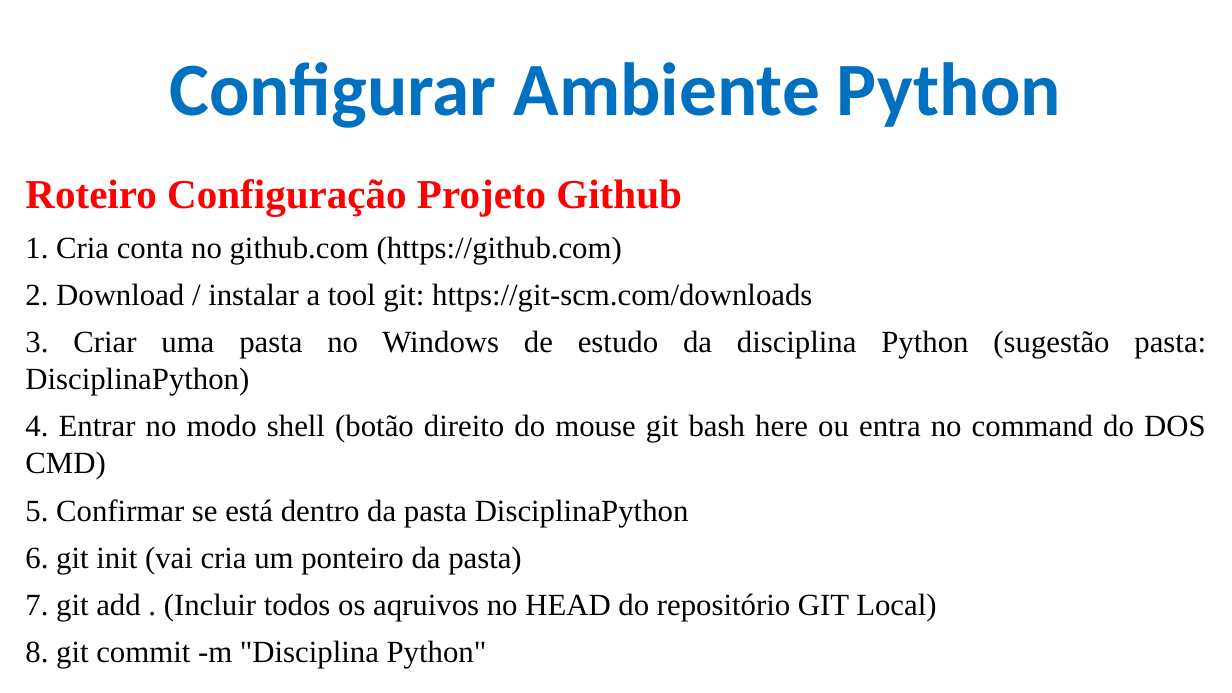
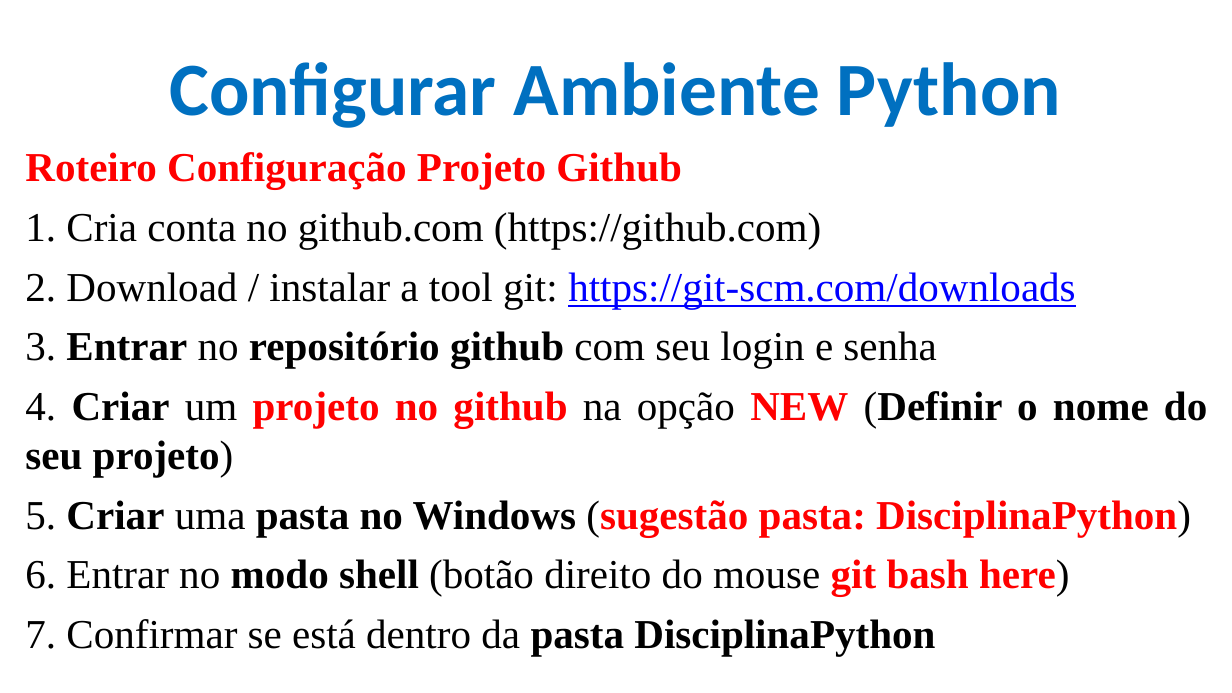
Before and after one commit to CloudEducationBrazil/WydenPythonParadigmas, a slide deck: slide 12 of 01 Classes/Aula 01 02 03 Programação Python.pptx. Drawn at 1232x693 pixels with LibreOffice and Linux fonts; fonts in the diff are those of the drawing; background and template pictures are left out. Boxes give left, top, right and bottom in pixels: in the first picture for what was removed or moved away, otherwise in the second. Text is boxed around its words. In the diff, an @@ line names an element or a change of style, - is before the commit and + after.

```diff
--- a/01 Classes/Aula 01 02 03 Programação Python.pptx
+++ b/01 Classes/Aula 01 02 03 Programação Python.pptx
@@ text "Roteiro Configuração Projeto Github": place and size @@
-text "Roteiro Configuração Projeto Github" at [25,179,1206,668]
+text "Roteiro Configuração Projeto Github" at [25,152,1207,656]
@@ text at [25,212,1075,308]: size 18 to 24 pt in "1. Cria conta no github.com (https://github.com)", "2. Download / instalar a tool git: ..."; text colour #000000 to #0000FF, underline on in "https://git-scm.com/downloads" @@
@@ text at [25,331,1207,656]: text changed; size 18 to 24 pt; bold on @@
-3. Criar uma pasta no Windows de estudo da disciplina Python (sugestão pasta: DisciplinaPython)
-4. Entrar no modo shell (botão direito do mouse git bash here ou entra no command do DOS CMD)
-5. Confirmar se está dentro da pasta DisciplinaPython
-6. git init (vai cria um ponteiro da pasta)
-7. git add . (Incluir todos os aqruivos no HEAD do repositório GIT Local)
-8. git commit -m "Disciplina Python"
+3. Entrar no repositório github com seu login e senha
+4. Criar um projeto no github na opção NEW (Definir o nome do seu projeto)
+5. Criar uma pasta no Windows (sugestão pasta: DisciplinaPython)
+6. Entrar no modo shell (botão direito do mouse git bash here)
+7. Confirmar se está dentro da pasta DisciplinaPython
```
Also in this commit, not shown: 2 other slides changed.
